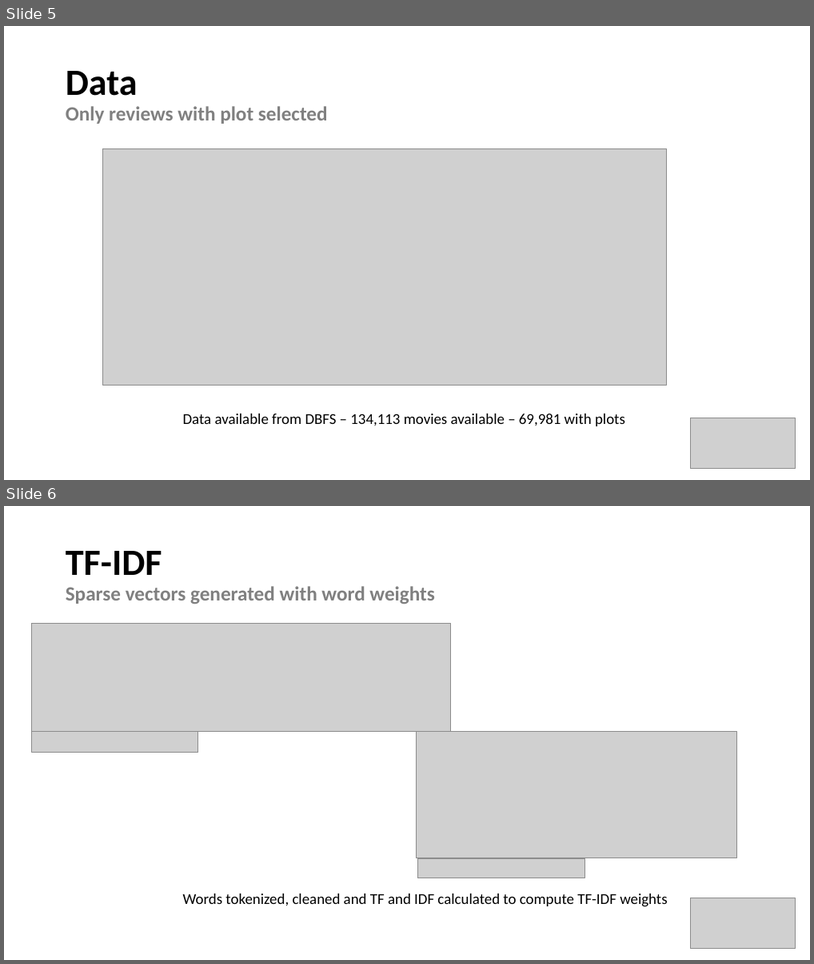
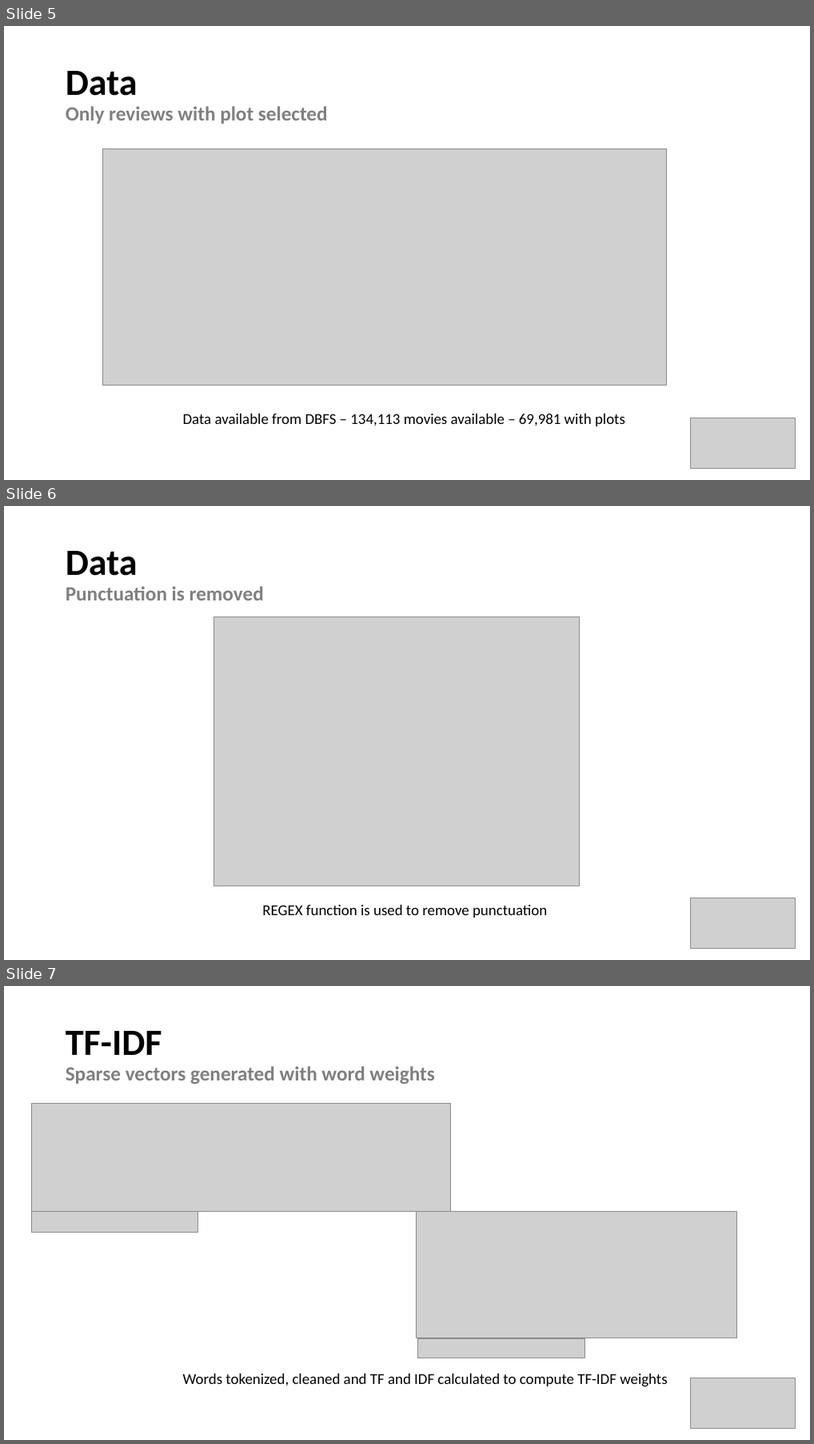
Before and after one commit to pkowalchuk/Data612_FinalProject, a slide deck: 612-Final-Project.pptx. Shown one above the other, each under a label of ours: slides 5 and 6 before the commit, slides 5, 6 and 7 after it. The pictures are 814x964 and 814x1444 pixels, drawn with LibreOffice and Linux fonts; fonts in the diff are those of the drawing; grey boxes stand for pictures. Boxes give left, top, right and bottom in pixels: in the first picture for what was removed or moved away, otherwise in the second. Text is boxed around its words. In the diff, an @@ line names an element or a change of style, - is before the commit and + after.

```diff
--- a/612-Final-Project.pptx
+++ b/612-Final-Project.pptx
@@ slide 6 added at box(4, 506, 810, 960), background #FFFFFF @@
@@ title added at box(66, 551, 264, 600), 24 pt, text #808080, bold @@
+Data
+Punctuation is removed
@@ picture added at box(214, 617, 580, 886) @@
@@ text added at box(262, 904, 547, 917), 18 pt, text #000000 @@
+REGEX function is used to remove punctuation
@@ picture added at box(690, 898, 796, 948) @@
@@ what was slide 6 is now slide 7 @@
```
Also in this commit, not shown: 3 other files.
